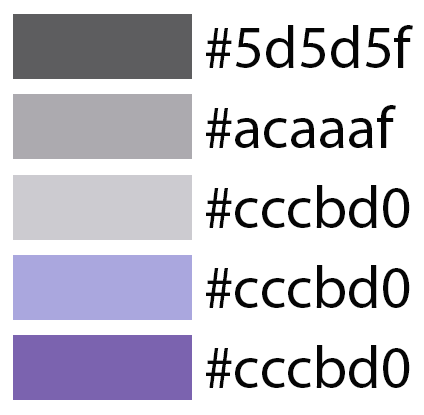
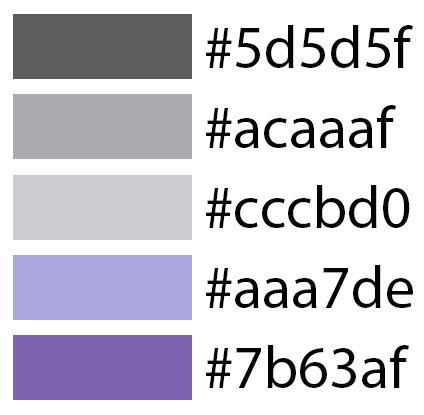
Two versions of the same layered image (424 x 415). Layer-by-layer changes:
painted on "#aaa7de" over [235, 265, 413, 308]
painted on "#7b63af" over [235, 345, 410, 388]
